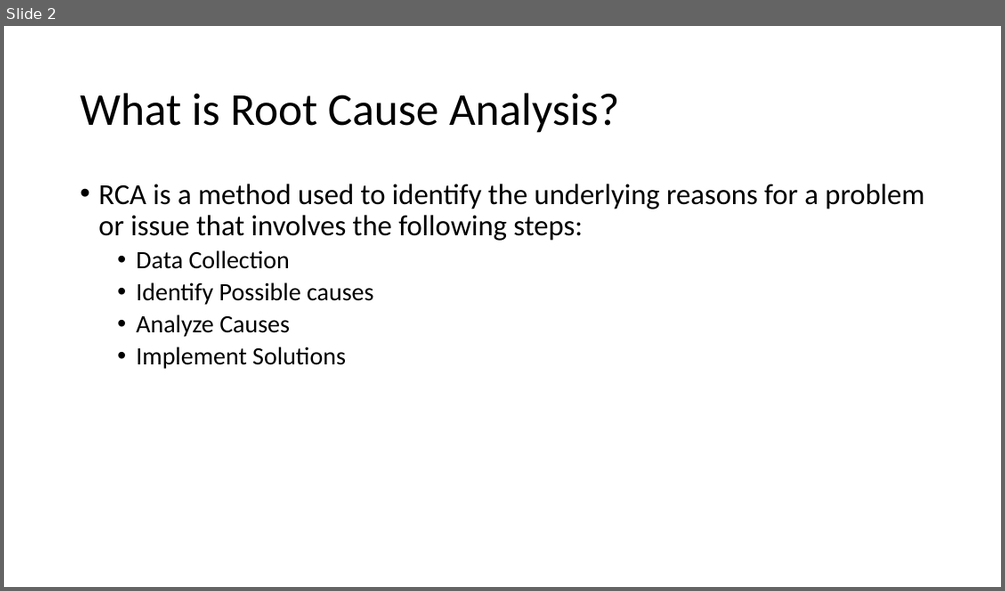
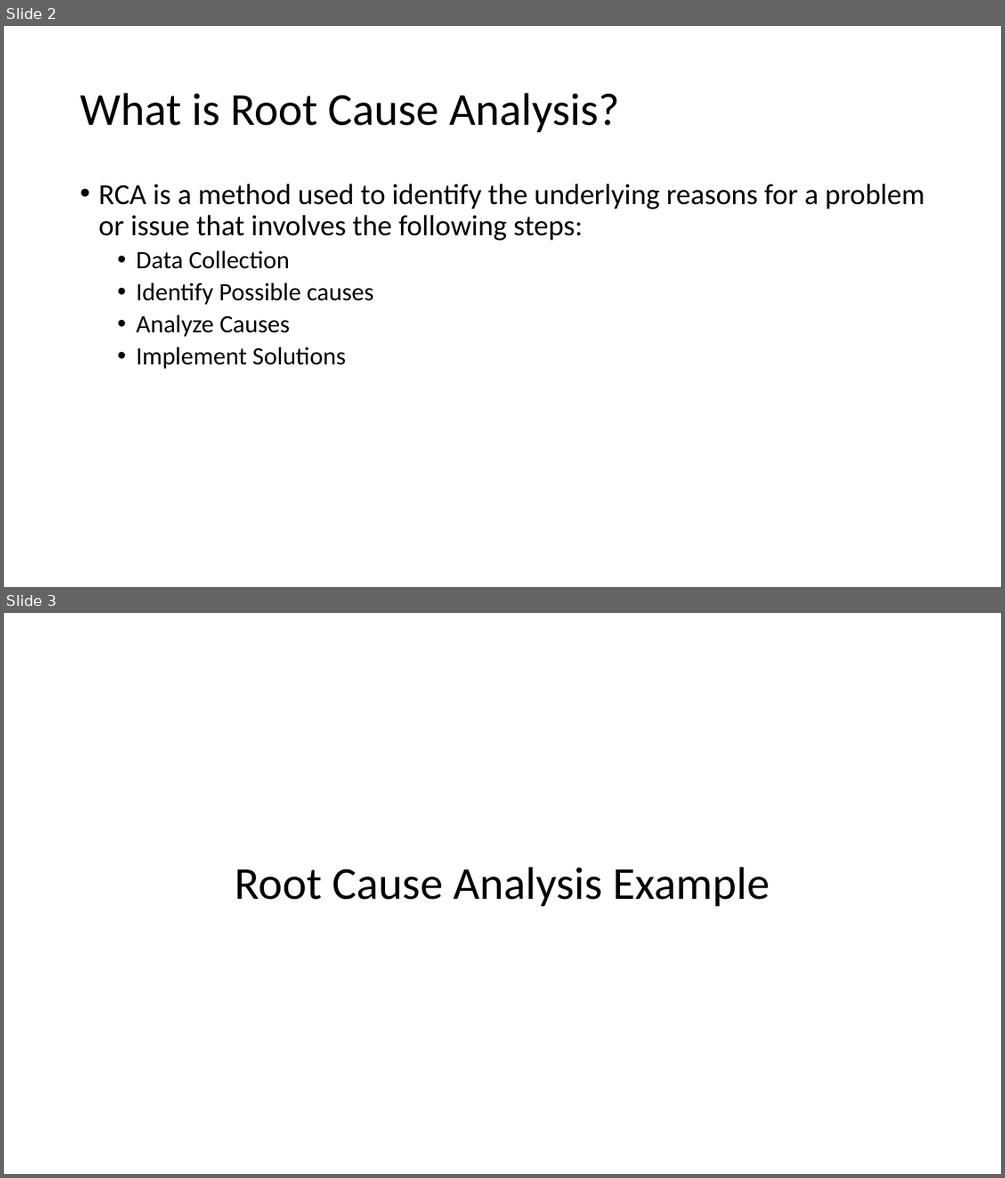
Before and after one commit to Fora1030/data-structures, a slide deck: other/Root Cause Analysis Templates (1).pptx. Shown one above the other, each under a label of ours: slide 2 before the commit, slides 2 and 3 after it. The pictures are 1005x591 and 1005x1178 pixels, drawn with LibreOffice and Linux fonts; fonts in the diff are those of the drawing. Boxes give left, top, right and bottom in pixels: in the first picture for what was removed or moved away, otherwise in the second. Text is boxed around its words. In the diff, an @@ line names an element or a change of style, - is before the commit and + after.

Commit message:
root cause analysis update

```diff
--- a/other/Root Cause Analysis Templates (1).pptx
+++ b/other/Root Cause Analysis Templates (1).pptx
@@ slide 3 added at (4,613,1001,1174), background #FFFFFF @@
@@ title added at (235,867,769,907), 44 pt, text #000000 @@
+Root Cause Analysis Example
```
Also in this commit, not shown: 14 slides changed, 3 other slides added, 1 other file.
